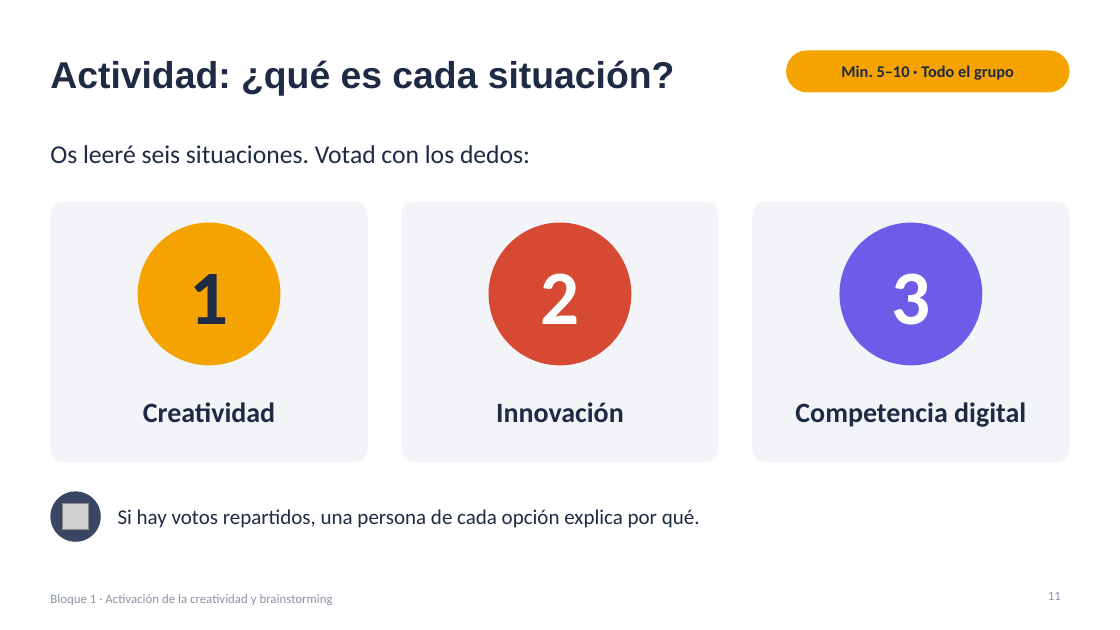
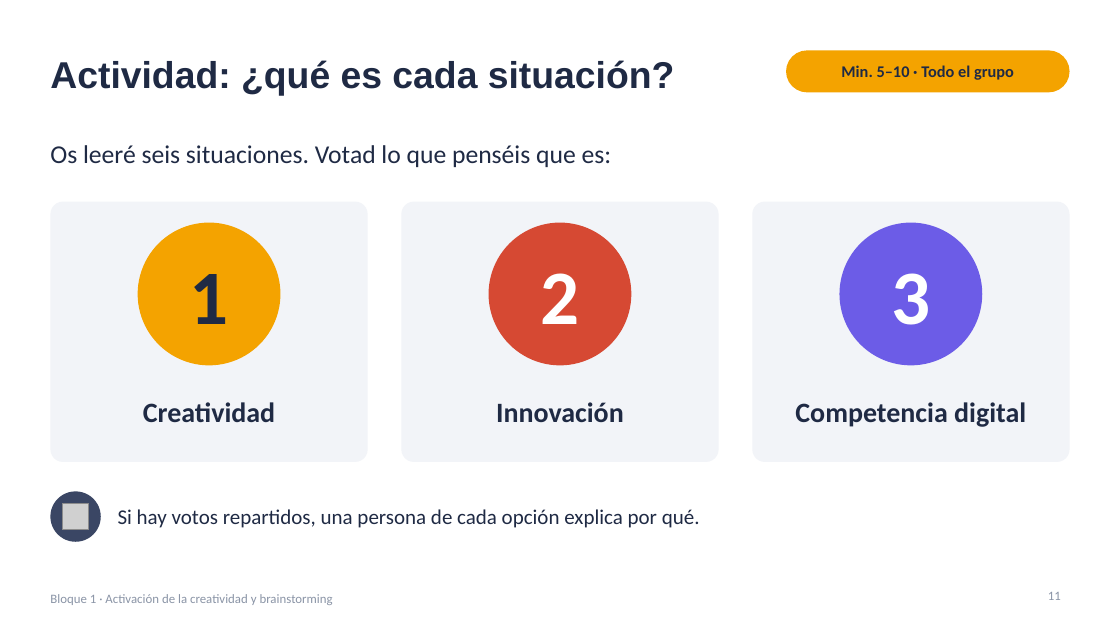
Before and after one commit to jjnieto/creatividad-ofimatica-ia, a slide deck: slide 11 of diapositivas/Curso.pptx. Drawn at 1120x630 pixels with LibreOffice and Linux fonts; fonts in the diff are those of the drawing; grey boxes stand for pictures. Boxes give left, top, right and bottom in pixels: in the first picture for what was removed or moved away, otherwise in the second. Text is boxed around its words. In the diff, an @@ line names an element or a change of style, - is before the commit and + after.

```diff
--- a/diapositivas/Curso.pptx
+++ b/diapositivas/Curso.pptx
@@ text at (50, 145, 612, 167): text changed @@
-Os leeré seis situaciones. Votad con los dedos:
+Os leeré seis situaciones. Votad lo que penséis que es:
```
Also in this commit, not shown: 3 other slides changed, 1 slide added, 1 slide removed, 3 other files.
